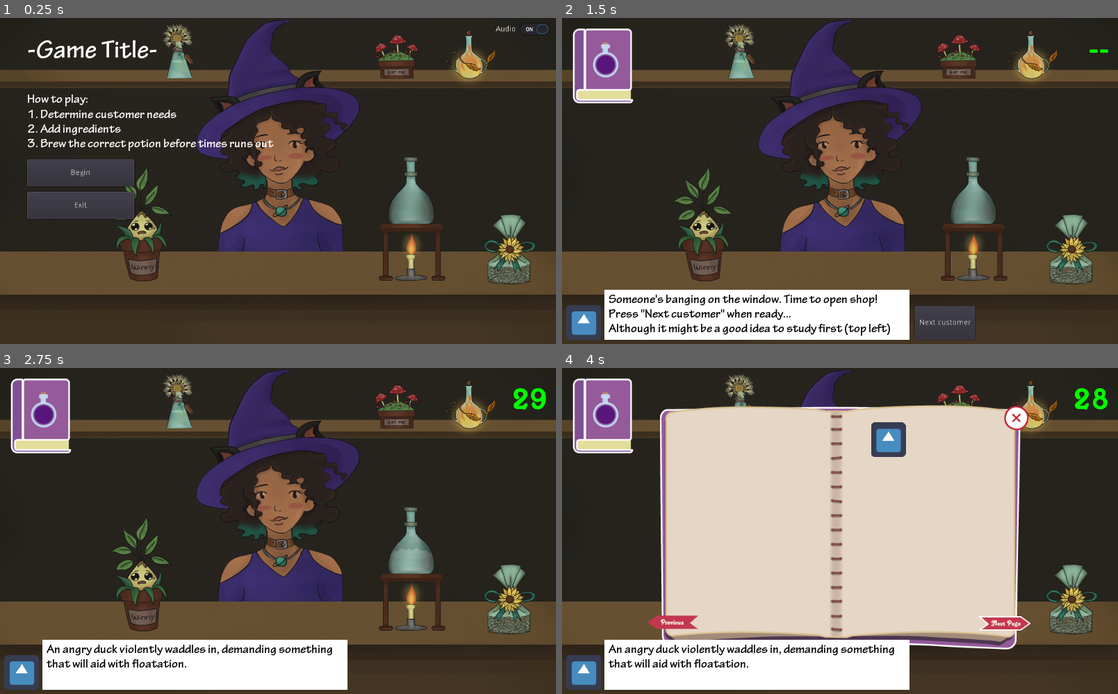
Above: before the commit, frames 1-4 (two rows, left to right).
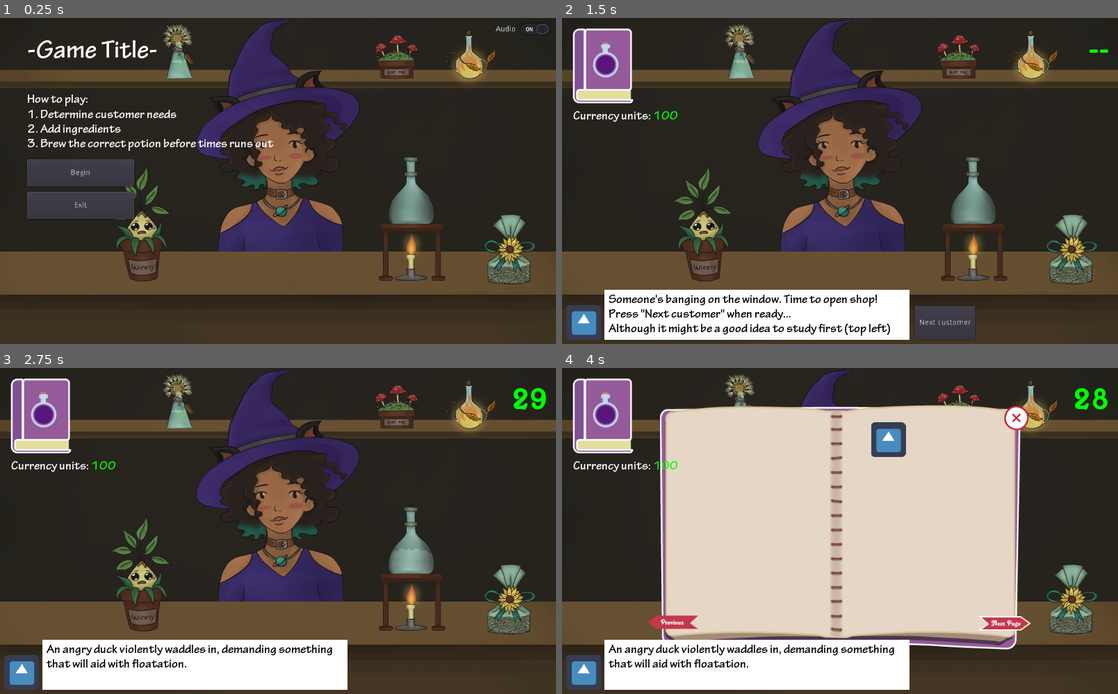
Above: after the commit, the same moments.

Repository: organicpencil/godot-wild-3
Game: Godot game, scene res://start.tscn
Same seed, same stepped clock (60 frames per second), same inputs: the game is played once before the commit and once after it. The engine's default icon, where the game draws it, is replaced by a stand-in: a white triangle on a blue panel in a dark square.
Inputs (mouse positions are in pixels of both pictures, inside the frame that each line leads up to):
- Up to frame 1 (0.25 s): no input
- Up to frame 2 (1.5 s): click (739, 50) at 0.52 s; click "Begin" at 1.25 s
- Up to frame 3 (2.75 s): click "Next customer" at 2 s
- Up to frame 4 (4 s): click (600, 416) at 2.75 s; click (1001, 622) at 3.5 s

The runs differ from the first frame. In frame 1, less than 0.1% of the frame differs, in the area x 39-65%, y 1-45%; in frame 2, 0.2%, in the area x 2-65%, y 1-45%; in frame 3, 0.2%; in frame 4, 0.2%.

Commit message:
Currency mechanics, update normal expression sprite

Diff:
--- a/project/ingredients/ingredient.gd
+++ b/project/ingredients/ingredient.gd
@@ -17,4 +17,4 @@
 	else:
 	"""
 	if !active_mode:
-		Global.emit_signal("add_ingredient", ingredient_id, mix_color)
+		Global.emit_signal("add_ingredient", self)
--- a/project/shop/message.gd
+++ b/project/shop/message.gd
@@ -1,8 +1,10 @@
-extends Label
+extends Control
+
+var speed = 1.0
 
 func _ready():
 	$AnimationPlayer.connect("animation_finished", self, "handle_animation_finished")
-	$AnimationPlayer.play("fade")
+	$AnimationPlayer.play("message_fade", -1, speed)
 
 func handle_animation_finished(animation):
 	queue_free()
--- a/project/shop/message.tscn
+++ b/project/shop/message.tscn
@@ -1,35 +1,18 @@
-[gd_scene load_steps=3 format=2]
+[gd_scene load_steps=4 format=2]
 
 [ext_resource path="res://shop/message.gd" type="Script" id=1]
-
-[sub_resource type="Animation" id=1]
-
-resource_name = "fade"
-length = 3.0
-loop = false
-step = 0.1
-tracks/0/type = "value"
-tracks/0/path = NodePath(".:modulate")
-tracks/0/interp = 1
-tracks/0/loop_wrap = true
-tracks/0/imported = false
-tracks/0/enabled = true
-tracks/0/keys = {
-"times": PoolRealArray( 0, 3 ),
-"transitions": PoolRealArray( 1, 1 ),
-"update": 0,
-"values": [ Color( 1, 1, 1, 1 ), Color( 1, 1, 1, 0 ) ]
-}
+[ext_resource path="res://shop/message_fade.tres" type="Animation" id=2]
+[ext_resource path="res://shop/coins.png" type="Texture" id=3]
 
 [node name="Message" type="Label"]
 anchor_left = 0.0
 anchor_top = 0.0
 anchor_right = 0.0
 anchor_bottom = 0.0
-margin_left = 170.0
-margin_top = 230.0
-margin_right = 210.0
-margin_bottom = 244.0
+margin_left = 120.0
+margin_top = 308.0
+margin_right = 160.0
+margin_bottom = 322.0
 rect_scale = Vector2( 2, 2 )
 rect_pivot_offset = Vector2( 0, 0 )
 rect_clip_content = false
@@ -48,5 +31,24 @@
 playback_process_mode = 1
 playback_default_blend_time = 0.0
 playback_speed = 1.0
-anims/fade = SubResource( 1 )
+anims/message_fade = ExtResource( 2 )
 blend_times = [  ]
+
+[node name="Coin" type="TextureRect" parent="."]
+visible = false
+anchor_left = 0.0
+anchor_top = 0.0
+anchor_right = 0.0
+anchor_bottom = 0.0
+margin_left = -21.0
+margin_right = 158.0
+margin_bottom = 123.0
+rect_scale = Vector2( 0.1, 0.1 )
+rect_pivot_offset = Vector2( 0, 0 )
+rect_clip_content = false
+mouse_filter = 1
+mouse_default_cursor_shape = 0
+size_flags_horizontal = 1
+size_flags_vertical = 1
+texture = ExtResource( 3 )
+stretch_mode = 0
--- /dev/null
+++ b/project/shop/message_fade.tres
@@ -0,0 +1,20 @@
+[gd_resource type="Animation" format=2]
+
+[resource]
+
+resource_name = "message_fade"
+length = 3.0
+loop = false
+step = 0.1
+tracks/0/type = "value"
+tracks/0/path = NodePath(".:modulate")
+tracks/0/interp = 1
+tracks/0/loop_wrap = true
+tracks/0/imported = false
+tracks/0/enabled = true
+tracks/0/keys = {
+"times": PoolRealArray( 0, 3 ),
+"transitions": PoolRealArray( 1, 1 ),
+"update": 0,
+"values": [ Color( 1, 1, 1, 1 ), Color( 1, 1, 1, 0 ) ]
+}
--- a/project/shop/shop.gd
+++ b/project/shop/shop.gd
@@ -9,6 +9,7 @@
 
 var satisifed_customers = 0
 var ingredients_wasted = 0
+var money = 0
 
 func _ready():
 	orders = preload("res://orders.gd").new()
@@ -16,6 +17,8 @@
 	stop_hover = get_node(stop_hover)
 	witch = get_node(witch)
 
+	set_money(100)
+
 	Global.connect("start_game", self, "handle_start_game")
 
 	$NextOrder.connect("pressed", self, "handle_nextorder_pressed")
@@ -26,6 +29,16 @@
 
 	set_process_input(false)
 
+func set_money(amount):
+	money = amount
+
+	var moneycolor = "lime"
+	if money < 0:
+		moneycolor = "red"
+
+	$MoneyLabel.bbcode_text = "Currency units: [color=%s]%s[/color]" % [moneycolor, str(money)]
+	print($MoneyLabel.text)
+
 func _input(event):
 	if event.is_action_pressed("escape"):
 		$EscapeMenu.visible = !$EscapeMenu.visible
@@ -39,7 +52,7 @@
 func handle_exit_pressed():
 	get_tree().change_scene("res://start.tscn")
 
-func handle_add_ingredient(ingredient_id, mix_color):
+func handle_add_ingredient(ingredient_node):
 	# Active order required before you can start mixing
 	if !current_order:
 		return
@@ -47,14 +60,22 @@
 	# Make sure we don't already have this ingredient in the cauldron
 	#for child in $ActiveIngredients.get_children():
 	for child in get_node("../Active").get_children():
-		if child.ingredient_id == ingredient_id:
+		if child.ingredient_id == ingredient_node.ingredient_id:
 			return
 
 	$IngredientClick.play()
+
+	set_money(money - 10)
+
+	var message = preload("res://shop/message.tscn").instance()
+	message.text = "-10"
+	message.speed = 3.0
+	message.get_node("Coin").show()
+	get_parent().add_child(message)
 
 	# Replaced with color mixing
 	var node
-	match ingredient_id:
+	match ingredient_node.ingredient_id:
 		Global.ING_DANDELION: node = preload("res://ingredients/dandelion.tscn").instance()
 		Global.ING_FEATHER: node = preload("res://ingredients/feather.tscn").instance()
 		Global.ING_MANDRAKE: node = preload("res://ingredients/mandrake.tscn").instance()
@@ -74,7 +95,7 @@
 	# This hurts
 	get_node("../Active").add_child(node)
 
-	potion_sprite.modulate *= mix_color
+	potion_sprite.modulate *= ingredient_node.mix_color
 
 	$BrewButton.show()
 
@@ -121,21 +142,29 @@
 	var message = preload("res://shop/message.tscn").instance()
 	if score == current_order['ingredients'].size():
 		# Good potion
+		var money_delta = 20 * score
+		set_money(money + money_delta)
 		$Timer.stop()
-		message.text = current_order['good_message']
+		message.text = current_order['good_message'] + " (+%d)" % [money_delta]
+		message.get_node("Coin").show()
 		current_order = null
 		$BrewButton/GoodSound.play()
 
 		satisifed_customers += 1
 
 		if orders.current_order < orders.orders.size():
-			$NextOrder.show()
-			$ColorRect/Label.text = 'Good job! Hit "Next customer" when you\'re ready for another.'
+			if money >= 0:
+				$NextOrder.show()
+				$ColorRect/Label.text = 'Good job! Hit "Next customer" when you\'re ready for another.'
+				witch.get_node("AnimationPlayer").play("happy")
+			else:
+				$ColorRect/Label.text = 'The customer has been satisfied. Unfortunately, you\'ve accumulated too much debt to keep the shop open.'
+				$MenuButton.show()
 		else:
 			game_over()
+			witch.get_node("AnimationPlayer").play("happy")
 
 		stop_hover.show()
-		witch.get_node("AnimationPlayer").play("happy")
 		potion_sprite.hide()
 
 	else:
--- a/project/shop/shop.tscn
+++ b/project/shop/shop.tscn
@@ -246,6 +246,34 @@
 lines_skipped = 0
 max_lines_visible = -1
 
+[node name="MoneyLabel" type="RichTextLabel" parent="."]
+anchor_left = 0.0
+anchor_top = 0.0
+anchor_right = 0.0
+anchor_bottom = 0.0
+margin_left = 20.0
+margin_top = 170.0
+margin_right = 315.0
+margin_bottom = 195.0
+rect_pivot_offset = Vector2( 0, 0 )
+rect_clip_content = true
+mouse_filter = 0
+mouse_default_cursor_shape = 0
+size_flags_horizontal = 1
+size_flags_vertical = 1
+custom_fonts/normal_font = ExtResource( 11 )
+bbcode_enabled = true
+bbcode_text = ""
+visible_characters = -1
+percent_visible = 1.0
+meta_underlined = true
+tab_size = 4
+text = ""
+scroll_active = false
+scroll_following = false
+selection_enabled = false
+override_selected_font_color = false
+
 [node name="EscapeMenu" parent="." instance=ExtResource( 13 )]
 visible = false
 mouse_filter = 0
--- a/project/start.tscn
+++ b/project/start.tscn
@@ -110,9 +110,9 @@
 anchor_right = 0.0
 anchor_bottom = 0.0
 margin_left = 19.0
-margin_top = 180.0
+margin_top = 190.0
 margin_right = 83.0
-margin_bottom = 244.0
+margin_bottom = 254.0
 rect_scale = Vector2( 0.3, 0.3 )
 rect_pivot_offset = Vector2( 0, 0 )
 rect_clip_content = false
Binary file added: project/shop/coins.png
Not shown, added: project/shop/coins.png.import
Binary file changed: project/shop/witch.png
